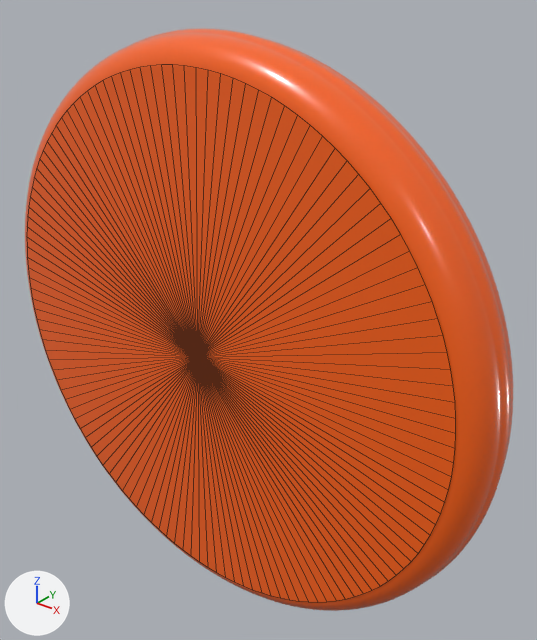
A saved change to the glTF model frontend/src/assets/nano/glb/nav-coin-account.glb.
Rendered twice from a camera (50 mm lens) standing at (43.1, -43.4, 33.3) and looking at (2.8, 7.0, 2.0). The lights are fixed; the arrows at lower left show +X, +Y and +Z. The picture after the commit comes second. Mesh edges are drawn as thin lines on the coarser meshes. Where no turn or scale is listed for an object, it has been applied to the vertices.
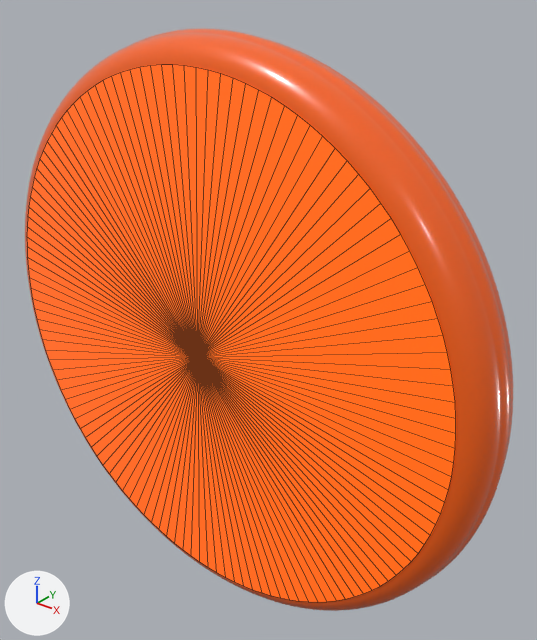
Edits to the bpy script that builds the scene:
```text
Change mat_material_1:
    add mat_material_1.emission_strength = 0.55
    add mat_material_1.emission_color = (1.0, 0.125, 0.000304)  # orange #ff6301
```

Boxes [x1, y1, x2, y2] around the edits, measured in the pictures (537 x 640 px):
'Mesh_1', recoloured, surface changed (lighter)
    both: [27, 65, 456, 602]
